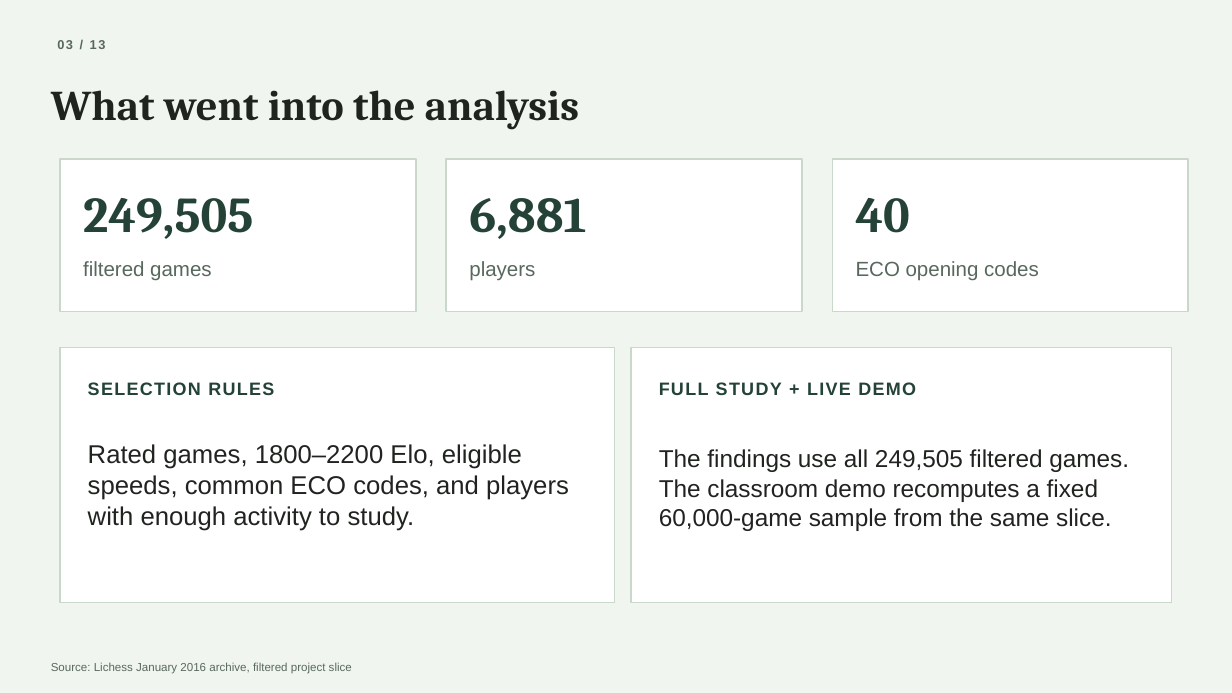
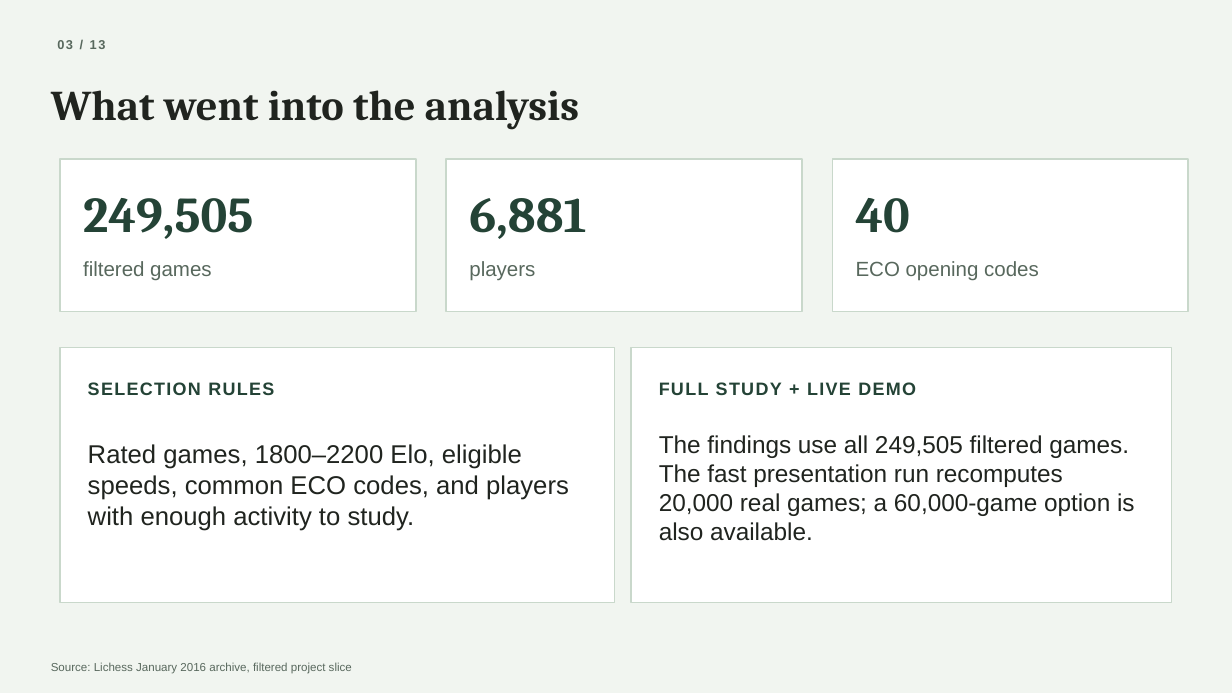
Before and after one commit to BlackBeanEagles/sna, a slide deck: slide 3 of docs/Chess_Opening_Contagion_Presentation.pptx. Drawn at 1232x693 pixels with LibreOffice and Linux fonts; fonts in the diff are those of the drawing. Boxes give left, top, right and bottom in pixels: in the first picture for what was removed or moved away, otherwise in the second. Text is boxed around its words. In the diff, an @@ line names an element or a change of style, - is before the commit and + after.

```diff
--- a/docs/Chess_Opening_Contagion_Presentation.pptx
+++ b/docs/Chess_Opening_Contagion_Presentation.pptx
@@ text at [659, 435, 1135, 541]: text changed @@
-The findings use all 249,505 filtered games. The classroom demo recomputes a fixed 60,000-game sample from the same slice.
+The findings use all 249,505 filtered games. The fast presentation run recomputes 20,000 real games; a 60,000-game option is also available.
```
Also in this commit, not shown: 1 other slide changed, 36 other files.
